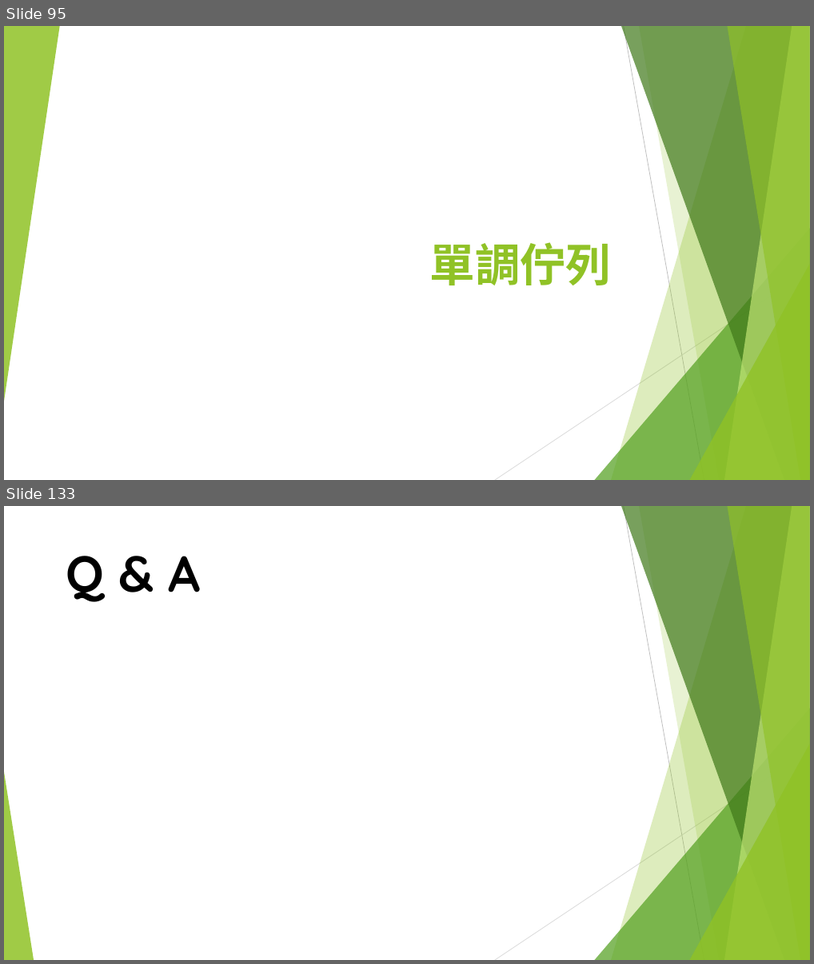
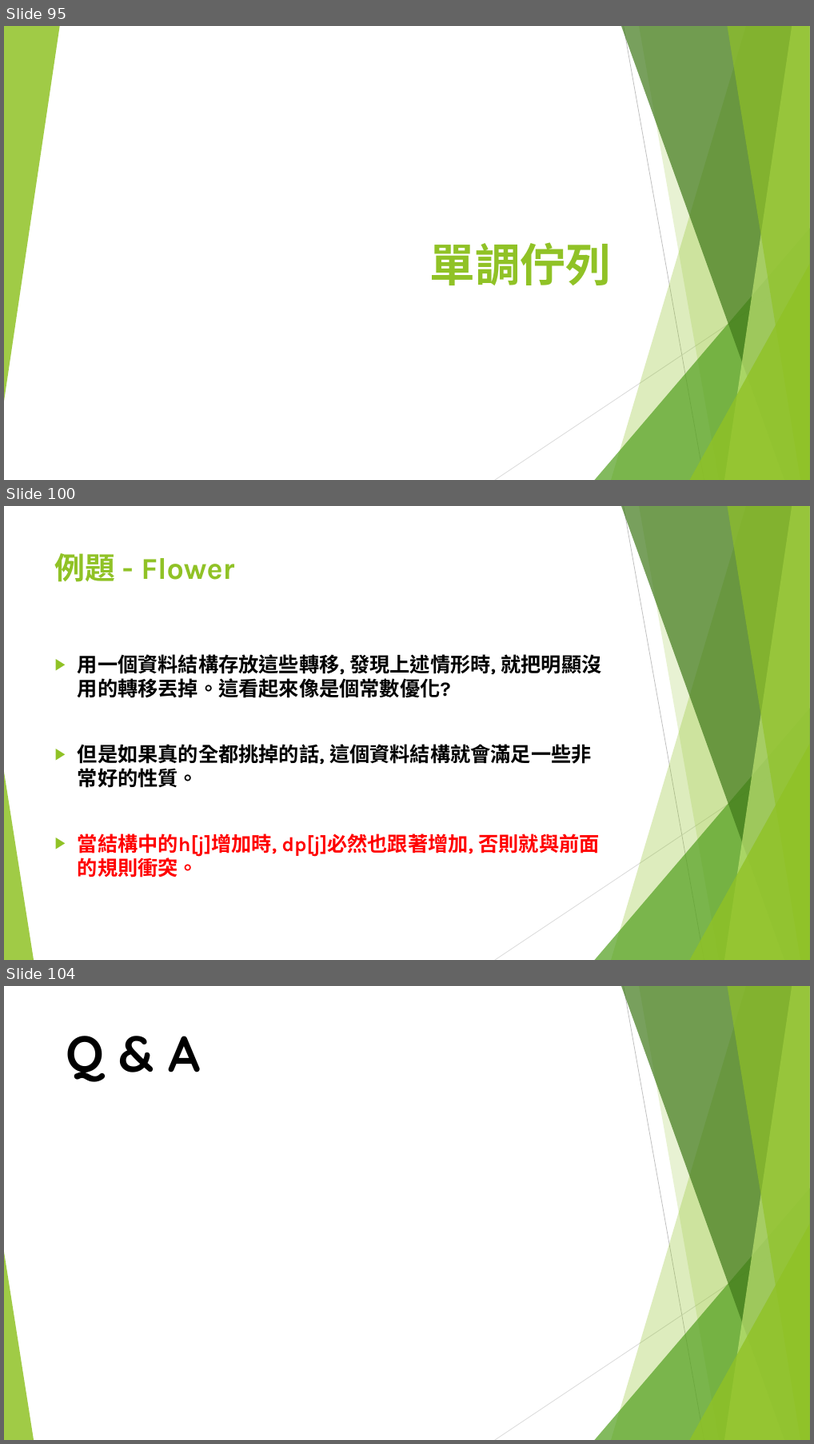
Before and after one commit to S920105123/DP2, a slide deck: presentation/進階動態規劃.pptx. Shown one above the other, each under a label of ours: slides 95 and 133 before the commit, slides 95, 100 and 104 after it; the slides between them are not shown. The pictures are 814x964 and 814x1444 pixels, drawn with LibreOffice and Linux fonts; fonts in the diff are those of the drawing. Boxes give left, top, right and bottom in pixels: in the first picture for what was removed or moved away, otherwise in the second. Text is boxed around its words. In the diff, an @@ line names an element or a change of style, - is before the commit and + after.

```diff
--- a/presentation/進階動態規劃.pptx
+++ b/presentation/進階動態規劃.pptx
@@ slide 100 added at [4,506,810,960], background #FFFFFF; not listed: 10 template elements that a slide beside it also shows @@
@@ title added at [55,553,234,582], 36 pt, text #90C226, bold @@
+例題 - Flower
@@ text added at [78,654,602,877], 24 pt, text #000000, bold @@
+▶ 用一個資料結構存放這些轉移, 發現上述情形時, 就把明顯沒用的轉移丟掉。這看起來像是個常數優化?
+▶ 但是如果真的全都挑掉的話, 這個資料結構就會滿足一些非常好的性質。
+▶ 當結構中的h[j]增加時, dp[j]必然也跟著增加, 否則就與前面的規則衝突。
@@ what was slide 133 is now slide 104 @@
```
Also in this commit, not shown: 3 slides changed, 8 other slides added.
